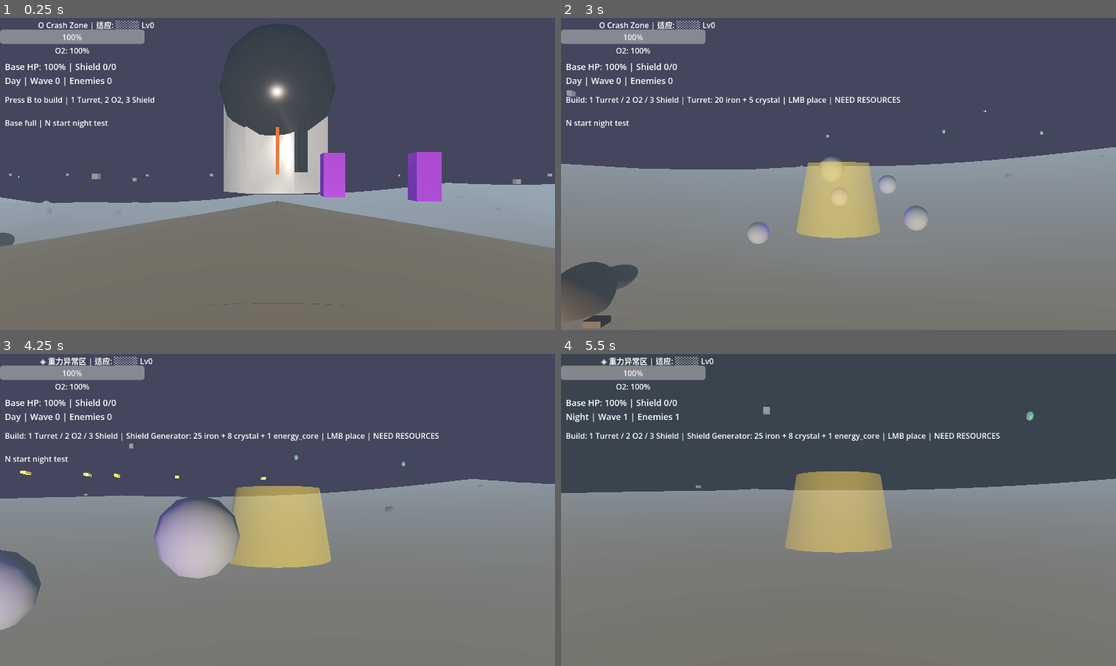
Above: before the commit, frames 1-4 (two rows, left to right).
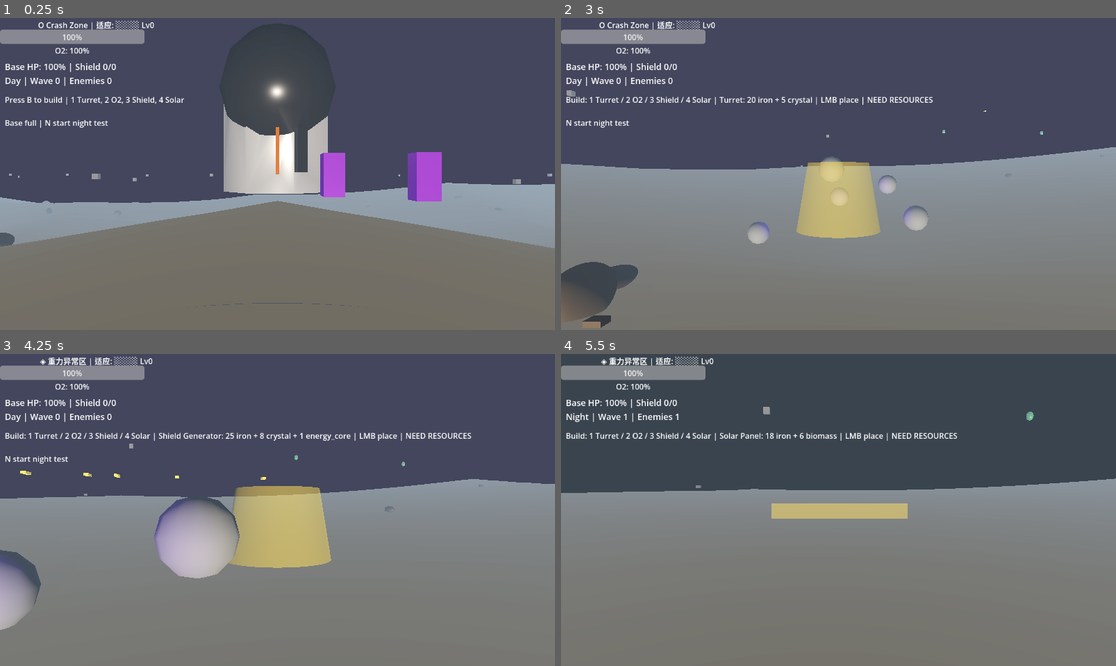
Above: after the commit, the same moments.

Repository: qnctx/star-abyss-game
Game: Godot game, scene res://scenes/main.tscn
Two runs of this game, one before a commit and one after it. Both use one fixed random seed, a clock stepped at 60 frames per second and the inputs below.
Inputs (mouse positions are in pixels of both pictures, inside the frame that each line leads up to):
- Up to frame 1 (0.25 s): no input
- Up to frame 2 (3 s): tap B (build_mode) at 0.5, 2, 2.85 s; move the mouse to (866, 174) at 0.52 s; hold B (build_mode) 0.53-1.28 s; hold W (move_forward) from 0.53 s (still down); click (866, 174) at 0.67 s; tap Space (jump) at 0.77, 1.52 s; tap 4 at 0.8, 1.35 s; move the mouse to (810, 174) at 1.27 s; tap 3 at 1.55, 2.1 s; move the mouse to (849, 167) at 2.02 s; hold B (build_mode) 2.03-2.78 s; move the mouse to (832, 180) at 2.77 s; click (832, 180) at 2.92 s
- Up to frame 3 (4.25 s): keep holding W (move_forward); tap Space (jump) at 3.02, 3.77 s; tap 4 at 3.05 s; move the mouse to (316, 513) at 3.52 s; tap Ctrl (crouch) at 3.6 s; tap 3 at 3.8 s
- Up to frame 4 (5.5 s): keep holding W (move_forward); move the mouse to (794, 506) at 4.27 s; tap E (interact) at 4.35 s; tap Space (jump) at 4.52 s; tap B (build_mode) at 4.55, 5 s; move the mouse to (844, 510) at 5.02 s; hold N (night_test) from 5.03 s (still down); click (844, 510) at 5.17 s; tap 4 at 5.3 s

The runs differ from the first frame. In frame 1, less than 0.1% of the frame differs, in the area x 27-34%, y 25-28%; in frame 2, 0.6%; in frame 3, 0.8%; in frame 4, 4.6%, in the area x 21-80%, y 25-64%.

Commit message:
Add solar panel energy loop

Diff:
--- a/src/scripts/build_manager.gd
+++ b/src/scripts/build_manager.gd
@@ -3,9 +3,11 @@
 const TURRET_SCENE := preload("res://scenes/turret.tscn")
 const O2_STATION_SCRIPT := preload("res://scripts/o2_station.gd")
 const SHIELD_GENERATOR_SCRIPT := preload("res://scripts/shield_generator.gd")
+const SOLAR_PANEL_SCRIPT := preload("res://scripts/solar_panel.gd")
 const TURRET_COST := {"iron": 20, "void_crystal": 5}
 const O2_STATION_COST := {"iron": 15, "biomass": 10}
 const SHIELD_GENERATOR_COST := {"iron": 25, "void_crystal": 8, "energy_core": 1}
+const SOLAR_PANEL_COST := {"iron": 18, "biomass": 6}
 const PLACEMENT_RANGE: float = 18.0
 const BUILD_DISTANCE: float = 6.0
 const MIN_BASE_DISTANCE: float = 2.5
@@ -13,6 +15,7 @@
 const BUILD_TURRET: String = "turret"
 const BUILD_O2_STATION: String = "o2_station"
 const BUILD_SHIELD_GENERATOR: String = "shield_generator"
+const BUILD_SOLAR_PANEL: String = "solar_panel"
 
 var build_mode: bool = false
 var selected_building: String = BUILD_TURRET
@@ -48,6 +51,9 @@
 		get_viewport().set_input_as_handled()
 	elif event is InputEventKey and event.pressed and event.physical_keycode == KEY_3:
 		_select_building(BUILD_SHIELD_GENERATOR)
+		get_viewport().set_input_as_handled()
+	elif event is InputEventKey and event.pressed and event.physical_keycode == KEY_4:
+		_select_building(BUILD_SOLAR_PANEL)
 		get_viewport().set_input_as_handled()
 	elif event is InputEventMouseButton and event.pressed:
 		if event.button_index == MOUSE_BUTTON_LEFT:
@@ -91,19 +97,26 @@
 	if not _preview:
 		return
 
-	var mesh := CylinderMesh.new()
-	if selected_building == BUILD_SHIELD_GENERATOR:
-		mesh.top_radius = 0.75
-		mesh.bottom_radius = 0.95
-		mesh.height = 1.25
-	elif selected_building == BUILD_O2_STATION:
-		mesh.top_radius = 0.65
-		mesh.bottom_radius = 0.9
-		mesh.height = 1.1
+	var mesh: Mesh
+	if selected_building == BUILD_SOLAR_PANEL:
+		var box_mesh := BoxMesh.new()
+		box_mesh.size = Vector3(2.2, 0.25, 1.2)
+		mesh = box_mesh
 	else:
-		mesh.top_radius = 0.55
-		mesh.bottom_radius = 0.75
-		mesh.height = 1.2
+		var cylinder_mesh := CylinderMesh.new()
+		if selected_building == BUILD_SHIELD_GENERATOR:
+			cylinder_mesh.top_radius = 0.75
+			cylinder_mesh.bottom_radius = 0.95
+			cylinder_mesh.height = 1.25
+		elif selected_building == BUILD_O2_STATION:
+			cylinder_mesh.top_radius = 0.65
+			cylinder_mesh.bottom_radius = 0.9
+			cylinder_mesh.height = 1.1
+		else:
+			cylinder_mesh.top_radius = 0.55
+			cylinder_mesh.bottom_radius = 0.75
+			cylinder_mesh.height = 1.2
+		mesh = cylinder_mesh
 	_preview.mesh = mesh
 
 
@@ -173,6 +186,8 @@
 
 
 func _instantiate_selected_structure() -> Node3D:
+	if selected_building == BUILD_SOLAR_PANEL:
+		return SOLAR_PANEL_SCRIPT.new()
 	if selected_building == BUILD_SHIELD_GENERATOR:
 		return SHIELD_GENERATOR_SCRIPT.new()
 	if selected_building == BUILD_O2_STATION:
@@ -185,6 +200,8 @@
 
 
 func get_selected_cost() -> Dictionary:
+	if selected_building == BUILD_SOLAR_PANEL:
+		return SOLAR_PANEL_COST
 	if selected_building == BUILD_SHIELD_GENERATOR:
 		return SHIELD_GENERATOR_COST
 	if selected_building == BUILD_O2_STATION:
@@ -193,6 +210,8 @@
 
 
 func get_selected_label() -> String:
+	if selected_building == BUILD_SOLAR_PANEL:
+		return "Solar Panel"
 	if selected_building == BUILD_SHIELD_GENERATOR:
 		return "Shield Generator"
 	if selected_building == BUILD_O2_STATION:
--- a/src/scripts/combat_hud.gd
+++ b/src/scripts/combat_hud.gd
@@ -15,7 +15,7 @@
 
 	_build_label = Label.new()
 	_build_label.position = Vector2(10, 158)
-	_build_label.size = Vector2(520, 48)
+	_build_label.size = Vector2(760, 48)
 	_build_label.add_theme_font_size_override("font_size", 16)
 	add_child(_build_label)
 
@@ -84,13 +84,13 @@
 	var build_manager := get_tree().current_scene.get_node_or_null("BuildManager") if get_tree().current_scene else null
 	if build_manager and build_manager.build_mode:
 		var afford := InventoryManager.has_resources(build_manager.get_selected_cost()) if InventoryManager else false
-		_build_label.text = "Build: 1 Turret / 2 O2 / 3 Shield | %s: %s | LMB place | %s" % [
+		_build_label.text = "Build: 1 Turret / 2 O2 / 3 Shield / 4 Solar | %s: %s | LMB place | %s" % [
 			build_manager.get_selected_label(),
 			build_manager.get_selected_cost_text(),
 			"READY" if afford else "NEED RESOURCES"
 		]
 	else:
-		_build_label.text = "Press B to build | 1 Turret, 2 O2, 3 Shield"
+		_build_label.text = "Press B to build | 1 Turret, 2 O2, 3 Shield, 4 Solar"
 
 
 func _refresh_base_hint() -> void:
--- a/src/scripts/inventory_manager.gd
+++ b/src/scripts/inventory_manager.gd
@@ -6,6 +6,7 @@
 	"iron": 0,
 	"void_crystal": 0,
 	"biomass": 0,
+	"energy": 0,
 	"energy_core": 0,
 	"blueprint": 0
 }
--- a/src/scripts/resource_hud.gd
+++ b/src/scripts/resource_hud.gd
@@ -4,6 +4,7 @@
 	"iron": "石",
 	"void_crystal": "晶",
 	"biomass": "质",
+	"energy": "电",
 	"energy_core": "能",
 	"blueprint": "图",
 }
@@ -11,6 +12,7 @@
 	"iron": Color(0.5, 0.45, 0.4),
 	"void_crystal": Color(0.6, 0.2, 0.8),
 	"biomass": Color(0.2, 0.7, 0.3),
+	"energy": Color(1.0, 0.85, 0.25),
 	"energy_core": Color(0.2, 0.4, 1.0),
 	"blueprint": Color(0.9, 0.7, 0.1),
 }
@@ -19,6 +21,7 @@
 	"iron": "铁",
 	"void_crystal": "晶",
 	"biomass": "质",
+	"energy": "电",
 	"energy_core": "能",
 	"blueprint": "图",
 }
--- /dev/null
+++ b/src/scripts/solar_panel.gd
@@ -0,0 +1,75 @@
+extends Node3D
+class_name SolarPanel
+
+const ENERGY_PER_TICK: int = 1
+const ENERGY_INTERVAL: float = 5.0
+
+var _energy_timer: float = 0.0
+
+
+func _ready() -> void:
+	add_to_group("solar_panels")
+	add_to_group("built_structures")
+	_create_visuals()
+	set_process(true)
+
+
+func _process(delta: float) -> void:
+	if GameManager and GameManager.is_night:
+		return
+
+	_energy_timer += delta
+	while _energy_timer >= ENERGY_INTERVAL:
+		_energy_timer -= ENERGY_INTERVAL
+		InventoryManager.add_resource("energy", ENERGY_PER_TICK)
+
+
+func _create_visuals() -> void:
+	var mast := MeshInstance3D.new()
+	mast.name = "SolarPanelMast"
+	var mast_mesh := CylinderMesh.new()
+	mast_mesh.top_radius = 0.12
+	mast_mesh.bottom_radius = 0.16
+	mast_mesh.height = 0.9
+	mast.mesh = mast_mesh
+	mast.position = Vector3(0, 0.45, 0)
+	mast.material_override = _make_material(Color(0.45, 0.48, 0.5), 1.0, false)
+	add_child(mast)
+
+	var panel := MeshInstance3D.new()
+	panel.name = "SolarPanelArray"
+	var panel_mesh := BoxMesh.new()
+	panel_mesh.size = Vector3(2.2, 0.12, 1.2)
+	panel.mesh = panel_mesh
+	panel.position = Vector3(0, 1.05, 0)
+	panel.rotation_degrees.x = -18.0
+	panel.material_override = _make_material(Color(0.08, 0.18, 0.42), 1.0, true)
+	add_child(panel)
+
+	var rim := MeshInstance3D.new()
+	rim.name = "SolarPanelRim"
+	var rim_mesh := BoxMesh.new()
+	rim_mesh.size = Vector3(2.35, 0.08, 1.35)
+	rim.mesh = rim_mesh
+	rim.position = Vector3(0, 1.02, 0)
+	rim.rotation_degrees.x = -18.0
+	rim.material_override = _make_material(Color(0.18, 0.2, 0.22), 1.0, false)
+	add_child(rim)
+
+	var light := OmniLight3D.new()
+	light.name = "SolarPanelChargeLight"
+	light.light_color = Color(1.0, 0.85, 0.3)
+	light.light_energy = 0.7
+	light.omni_range = 3.0
+	light.position = Vector3(0, 1.15, 0)
+	add_child(light)
+
+
+func _make_material(color: Color, alpha: float, emissive: bool) -> StandardMaterial3D:
+	var mat := StandardMaterial3D.new()
+	mat.albedo_color = Color(color.r, color.g, color.b, alpha)
+	if emissive:
+		mat.emission_enabled = true
+		mat.emission = color
+		mat.emission_energy_multiplier = 0.35
+	return mat
--- a/src/test_runner.gd
+++ b/src/test_runner.gd
@@ -23,6 +23,7 @@
         _test_inventory_manager()
         _test_base_repair()
         _test_base_shield()
+        _test_solar_panel_energy()
         _test_serum_recipes()
 
         print("\n========================================")
@@ -157,6 +158,7 @@
 
         var iron_count = inventory_manager.resources.get("iron", 0)
         check("initial iron is int", typeof(iron_count) == TYPE_INT, "count=%d" % iron_count)
+        check("energy resource exists", inventory_manager.resources.has("energy"))
 
         inventory_manager.add_resource("iron", 10)
         var after_add = inventory_manager.resources.get("iron", 0)
@@ -184,6 +186,9 @@
 
         var shield_generator_script = load("res://scripts/shield_generator.gd")
         check("shield_generator.gd loads", shield_generator_script != null)
+
+        var solar_panel_script = load("res://scripts/solar_panel.gd")
+        check("solar_panel.gd loads", solar_panel_script != null)
 
         var main_scene = load("res://scenes/main.tscn")
         check("main scene loads with build/combat nodes", main_scene != null)
@@ -265,6 +270,40 @@
         game_manager.max_base_shield = old_max_shield
 
 
+func _test_solar_panel_energy() -> void:
+        print("\n[ Solar panel energy ]")
+
+        var game_manager = _get_autoload("GameManager")
+        var inventory_manager = _get_autoload("InventoryManager")
+        check("GameManager autoload exists", game_manager != null)
+        check("InventoryManager autoload exists", inventory_manager != null)
+        if not game_manager or not inventory_manager:
+                return
+
+        var solar_script = load("res://scripts/solar_panel.gd")
+        check("solar_panel.gd loads for generation test", solar_script != null)
+        if not solar_script:
+                return
+
+        var old_energy: int = inventory_manager.resources.get("energy", 0)
+        var old_is_night: bool = game_manager.is_night
+        inventory_manager.resources["energy"] = 0
+
+        var panel = solar_script.new()
+        current_scene.add_child(panel)
+        game_manager.is_night = false
+        panel._process(panel.ENERGY_INTERVAL)
+        check("solar panel generates energy during day", inventory_manager.resources.get("energy", -1) == 1)
+
+        game_manager.is_night = true
+        panel._process(panel.ENERGY_INTERVAL * 2.0)
+        check("solar panel pauses at night", inventory_manager.resources.get("energy", -1) == 1)
+
+        panel.queue_free()
+        inventory_manager.resources["energy"] = old_energy
+        game_manager.is_night = old_is_night
+
+
 func _test_serum_recipes() -> void:
         print("\n[ SerumRecipes ]")
 
--- a/src/test_standalone.gd
+++ b/src/test_standalone.gd
@@ -117,17 +117,22 @@
                 "iron": 0,
                 "void_crystal": 0,
                 "biomass": 0,
+                "energy": 0,
                 "energy_core": 0,
                 "blueprint": 0
         }
 
         check("initial iron = 0", resources["iron"] == 0)
+        check("initial energy = 0", resources["energy"] == 0)
 
         resources["iron"] += 10
         check("add iron +10", resources["iron"] == 10)
 
         resources["void_crystal"] += 3
         check("add void crystal +3", resources["void_crystal"] == 3)
+
+        resources["energy"] += 2
+        check("add energy +2", resources["energy"] == 2)
 
         resources["iron"] -= 4
         check("consume iron 4", resources["iron"] == 6)
Not shown, changed: PROGRESS.md
Not shown, changed: docs/TEST_PLAN.md
Not shown, changed: src/CONTEXT.md
